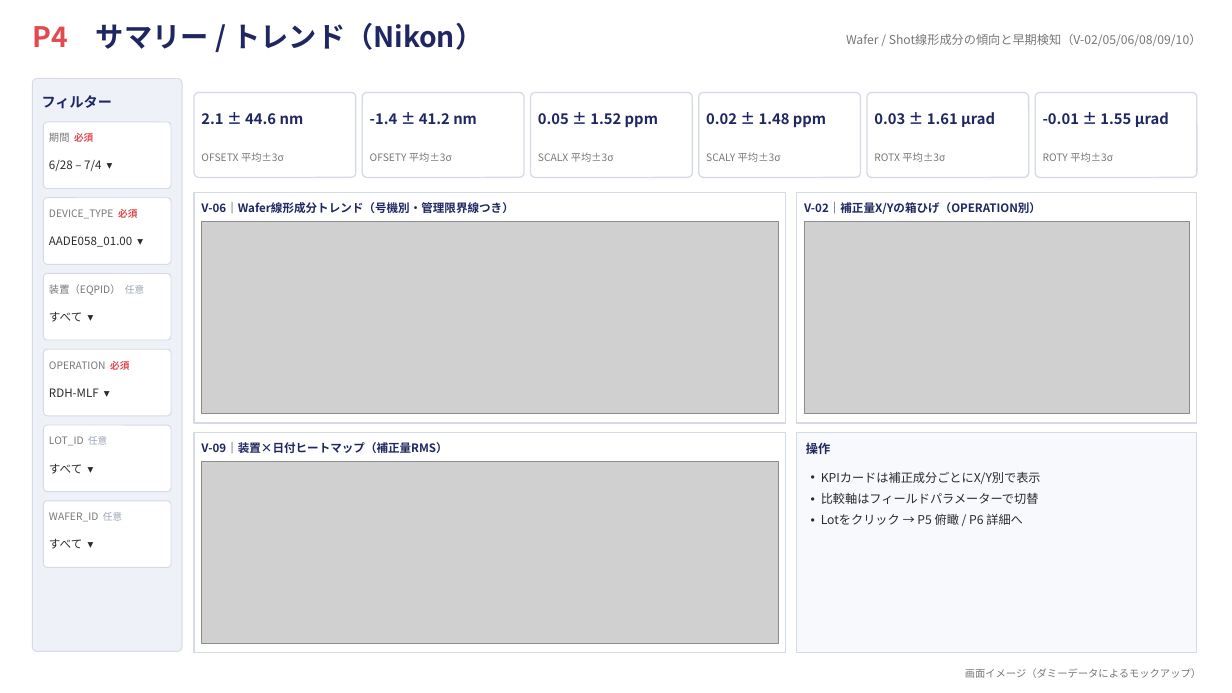
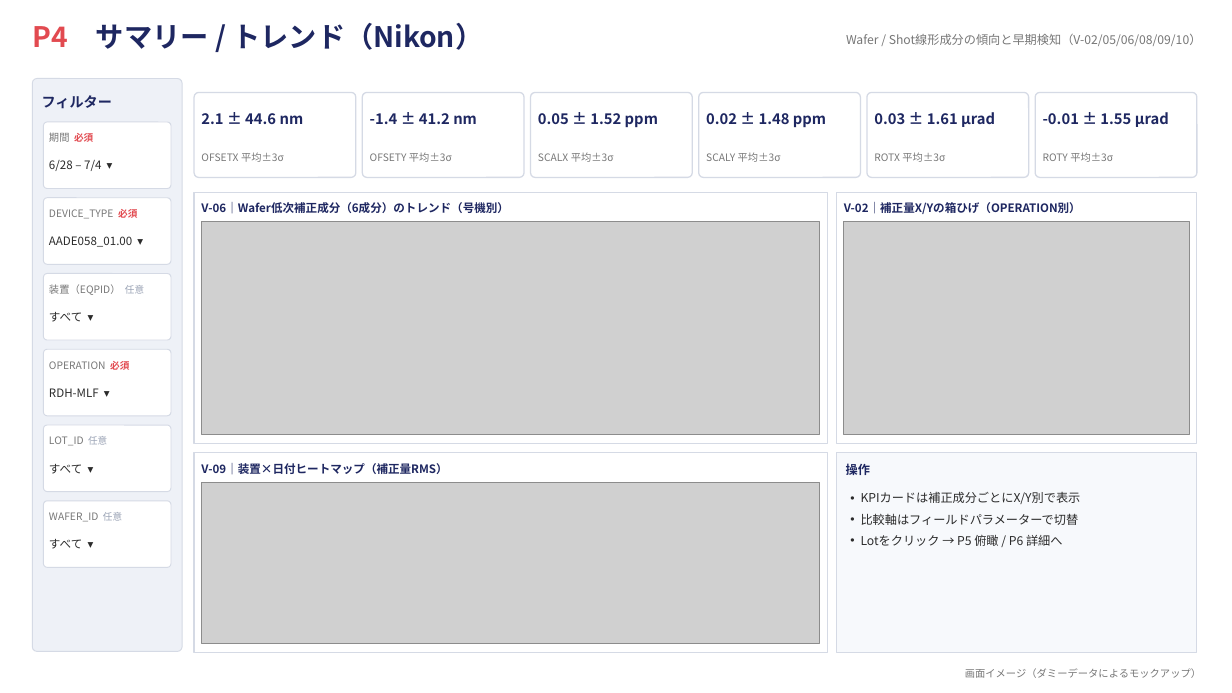
Before and after one commit to rsakamoto-0824/PowerBI_LithoBooster_DashBoard, a slide deck: slide 5 of dashboard_mockup.pptx. Drawn at 1232x693 pixels with LibreOffice and Linux fonts; fonts in the diff are those of the drawing; grey boxes stand for pictures. Boxes give left, top, right and bottom in pixels: in the first picture for what was removed or moved away, otherwise in the second. Text is boxed around its words. In the diff, an @@ line names an element or a change of style, - is before the commit and + after.

```diff
--- a/dashboard_mockup.pptx
+++ b/dashboard_mockup.pptx
@@ rectangle: place and size @@
-rectangle at bbox=[194, 192, 786, 423]
+rectangle at bbox=[194, 192, 827, 444]
@@ text at bbox=[201, 202, 509, 213]: text changed @@
-V-06｜Wafer線形成分トレンド（号機別・管理限界線つき）
+V-06｜Wafer低次補正成分（6成分）のトレンド（号機別）
@@ rectangle: place and size @@
-rectangle at bbox=[797, 192, 1197, 423]
+rectangle at bbox=[836, 192, 1197, 444]
@@ text "V-02｜補正量X/Yの箱ひげ（OPERATION別）": place and size @@
-text "V-02｜補正量X/Yの箱ひげ（OPERATION別）" at bbox=[804, 202, 1041, 214]
+text "V-02｜補正量X/Yの箱ひげ（OPERATION別）" at bbox=[844, 202, 1081, 214]
@@ picture: place and size @@
-picture at bbox=[201, 222, 778, 414]
+picture at bbox=[201, 222, 820, 434]
@@ picture: place and size @@
-picture at bbox=[804, 222, 1189, 414]
+picture at bbox=[844, 222, 1189, 434]
@@ rectangle: place and size @@
-rectangle at bbox=[194, 433, 786, 653]
+rectangle at bbox=[194, 453, 827, 653]
@@ text "V-09｜装置×日付ヒートマップ（補正量RMS）": place and size @@
-text "V-09｜装置×日付ヒートマップ（補正量RMS）" at bbox=[201, 442, 447, 453]
+text "V-09｜装置×日付ヒートマップ（補正量RMS）" at bbox=[201, 463, 447, 474]
@@ rectangle: place and size @@
-rectangle at bbox=[797, 433, 1197, 653]
+rectangle at bbox=[836, 453, 1197, 653]
@@ text "操作": place and size @@
-text "操作" at bbox=[806, 443, 830, 454]
+text "操作" at bbox=[846, 463, 870, 475]
@@ picture: place and size @@
-picture at bbox=[201, 462, 778, 643]
+picture at bbox=[201, 482, 820, 643]
@@ text "KPIカードは補正成分ごとにX/Y別で表示": place and size @@
-text "KPIカードは補正成分ごとにX/Y別で表示" at bbox=[821, 471, 1041, 525]
+text "KPIカードは補正成分ごとにX/Y別で表示" at bbox=[861, 492, 1081, 546]
```
Also in this commit, not shown: 5 other slides changed, 4 other files.
